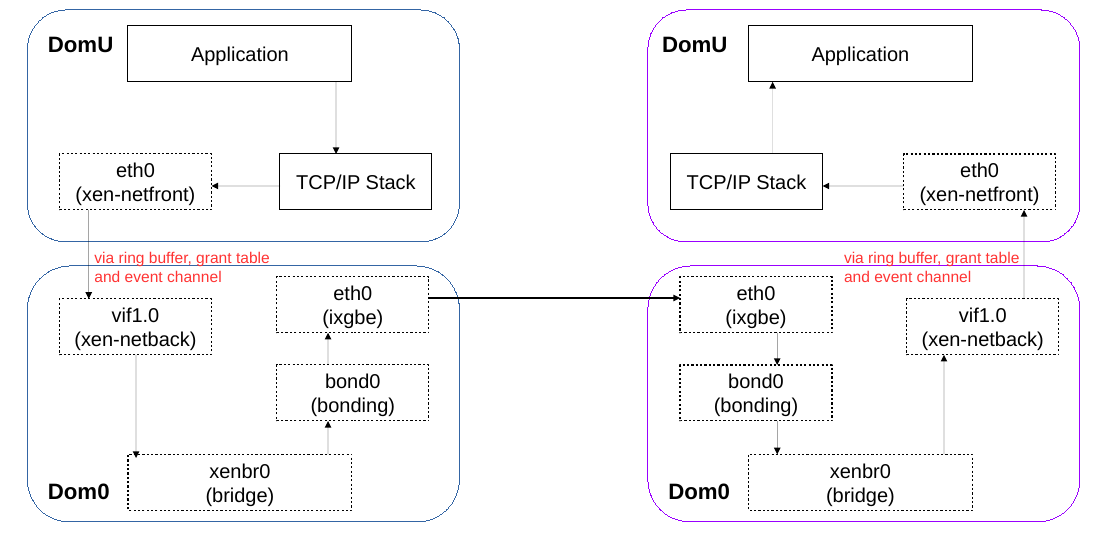
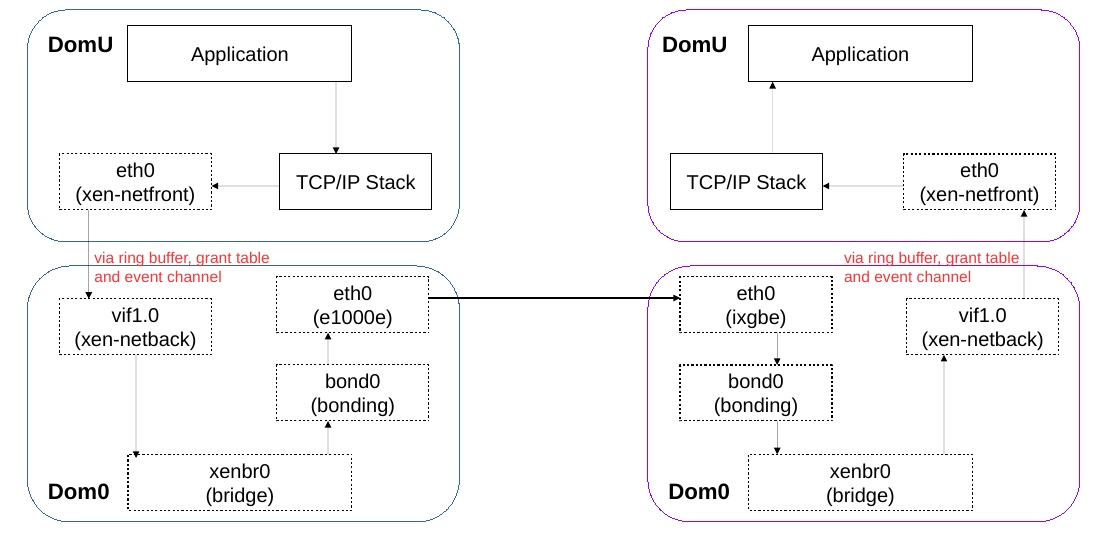
Before and after one commit to finallyjustice/xen-networking, a slide deck: slide 1 of figures/xennet3.odp. Drawn at 1120x560 pixels with LibreOffice and Linux fonts; fonts in the diff are those of the drawing. Boxes give left, top, right and bottom in pixels: in the first picture for what was removed or moved away, otherwise in the second. Text is boxed around its words. In the diff, an @@ line names an element or a change of style, - is before the commit and + after.

```diff
--- a/figures/xennet3.odp
+++ b/figures/xennet3.odp
@@ text in rectangle at <box>313,309,393,328</box>: text changed @@
-(ixgbe)
+(e1000e)
```
Also in this commit, not shown: 19 other files.
